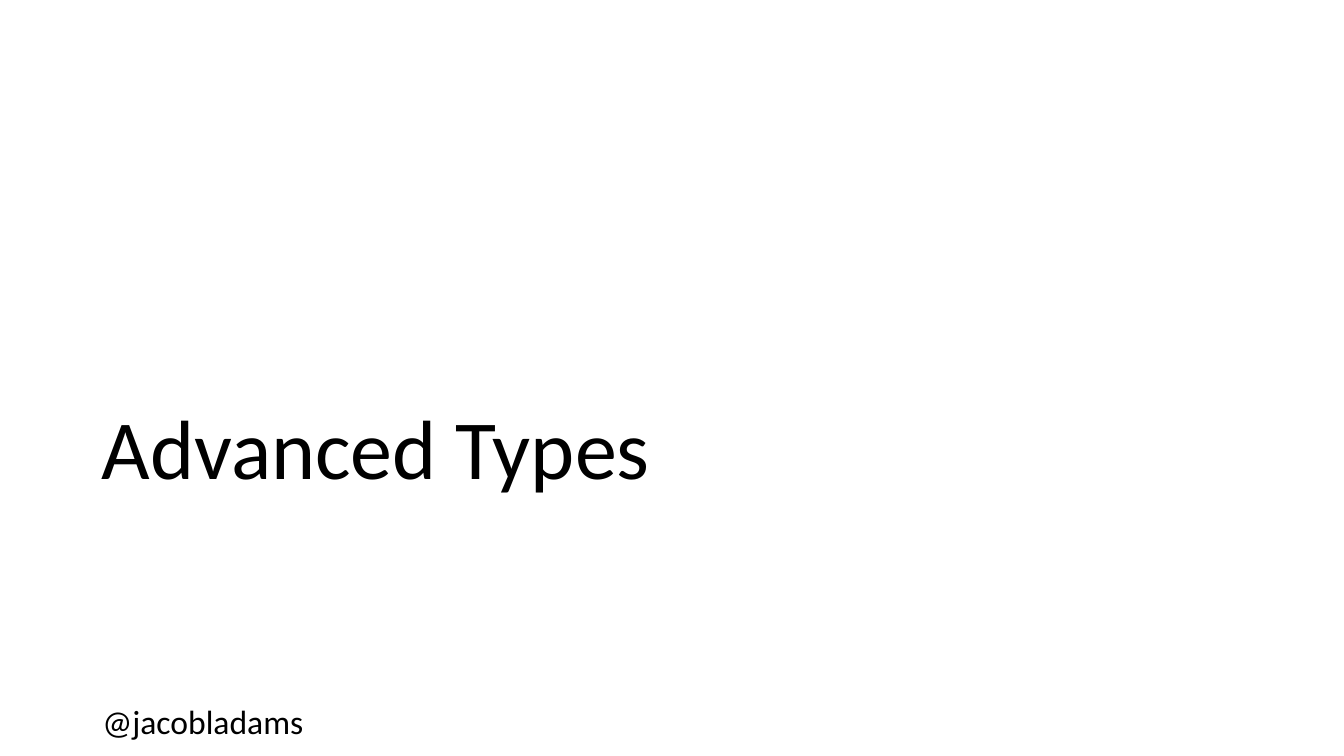
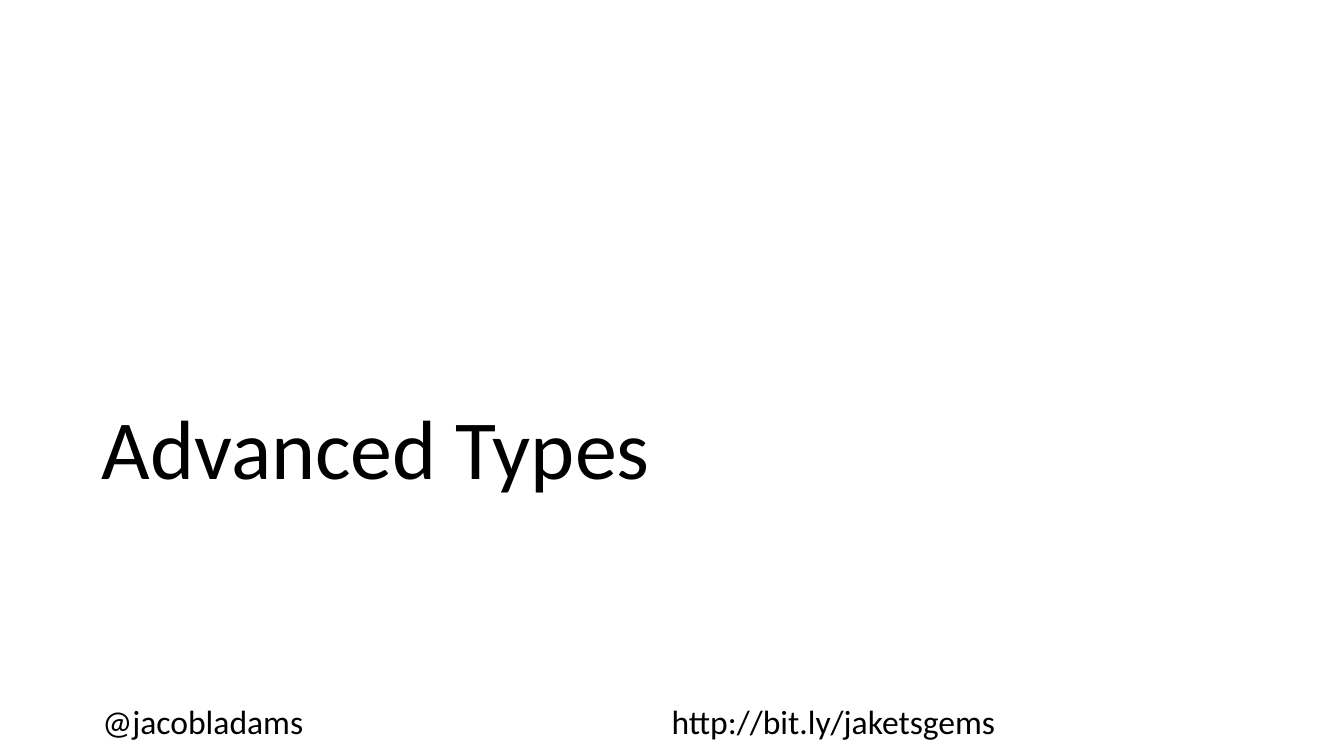
Before and after one commit to jacobladams/hidden-gems-in-typescript-presentation, a slide deck: slide 5 of Hidden Gems In TypeScript.pptx. Drawn at 1344x756 pixels with LibreOffice and Linux fonts; fonts in the diff are those of the drawing. Boxes give left, top, right and bottom in pixels: in the first picture for what was removed or moved away, otherwise in the second. Text is boxed around its words. In the diff, an @@ line names an element or a change of style, - is before the commit and + after.

```diff
--- a/Hidden Gems In TypeScript.pptx
+++ b/Hidden Gems In TypeScript.pptx
@@ text "@jacobladams http://bit.ly/jaketsgems" at (102, 710, 996, 740): columns 1 to 2 @@
@@ text at (102, 710, 996, 740): text changed @@
-@jacobladams
+@jacobladams http://bit.ly/jaketsgems
```
Also in this commit, not shown: 4 other slides changed, 7 slides added.
